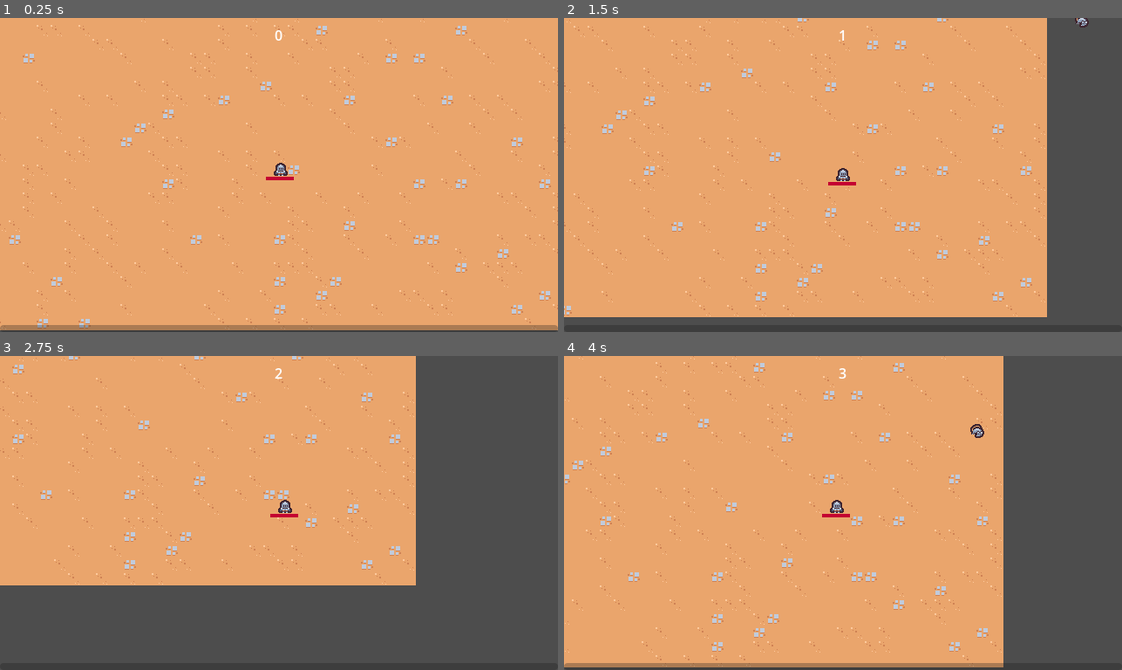
Above: before the commit, frames 1-4 (two rows, left to right).
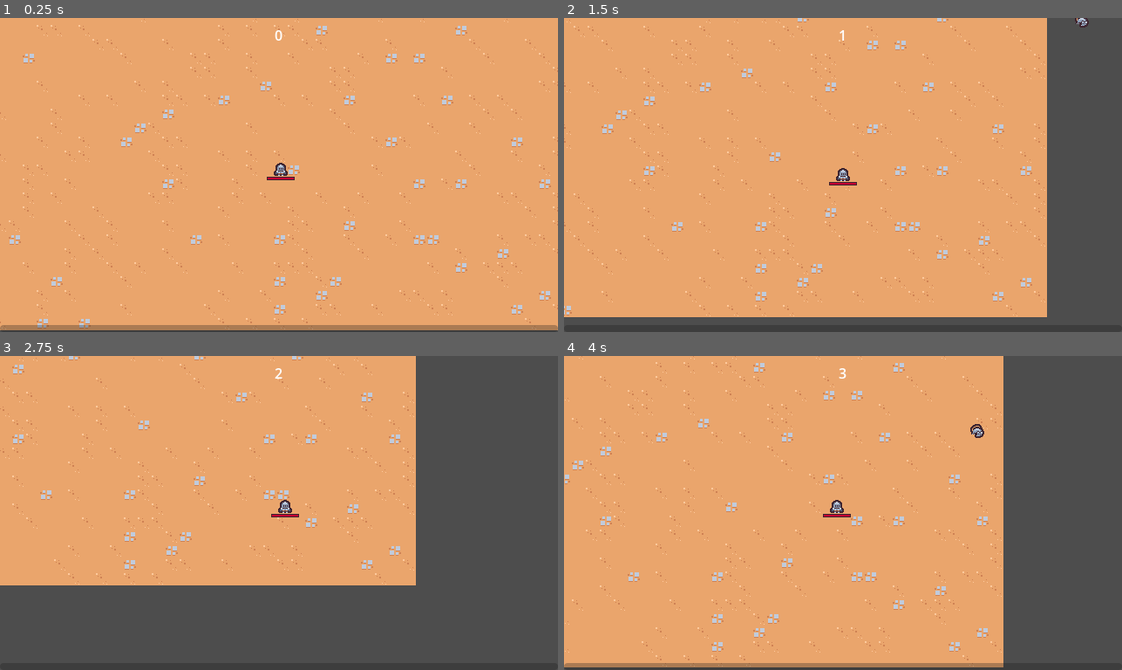
Above: after the commit, the same moments.

Repository: SugarF0x/2D-survivor-course
Game: Godot game, scene res://scenes/main/main.tscn
Same seed, same stepped clock (60 frames per second), same inputs: the game is played once before the commit and once after it.
Inputs (mouse positions are in pixels of both pictures, inside the frame that each line leads up to):
- Up to frame 1 (0.25 s): no input
- Up to frame 2 (1.5 s): move the mouse to (965, 159) at 0.52 s; press the mouse at (965, 159) at 0.53 s; hold D (move_right) 0.53-1.28 s; move the mouse to (731, 190) at 1.27 s; release the mouse at (731, 190) at 1.28 s; hold S (move_down) from 1.28 s (still down); click (731, 190) at 1.35 s
- Up to frame 3 (2.75 s): move the mouse to (334, 443) at 2.02 s; release S (move_down) at 2.03 s; press the mouse at (334, 443) at 2.03 s; hold D (move_right) from 2.03 s (still down)
- Up to frame 4 (4 s): move the mouse to (815, 575) at 2.77 s; release D (move_right) at 2.78 s; release the mouse at (815, 575) at 2.78 s; hold W (move_up) 2.78-3.53 s; click (815, 575) at 2.85 s; move the mouse to (1010, 560) at 3.52 s; press the mouse at (1010, 560) at 3.53 s; hold A (move_left) from 3.53 s (still down)

The runs differ from the first frame. In frame 1, less than 0.1% of the frame differs, in the area x 47-53%, y 50-52%; in frame 2, less than 0.1%; in frame 3, less than 0.1%; in frame 4, less than 0.1%.

Commit message:
add health bar border inset

Diff:
--- a/scenes/game_object/player/player.tscn
+++ b/scenes/game_object/player/player.tscn
@@ -10,6 +10,11 @@
 
 [sub_resource type="StyleBoxFlat" id="StyleBoxFlat_tgtab"]
 bg_color = Color(0.768627, 0, 0.192157, 1)
+border_width_left = 1
+border_width_top = 1
+border_width_right = 1
+border_width_bottom = 1
+border_color = Color(0.631373, 0.631373, 0.631373, 0)
 
 [sub_resource type="CircleShape2D" id="CircleShape2D_be53i"]
 radius = 16.0
@@ -44,9 +49,9 @@
 [node name="HealthBar" type="ProgressBar" parent="."]
 unique_name_in_owner = true
 custom_minimum_size = Vector2(32, 4)
-offset_left = -17.0
+offset_left = -16.0
 offset_top = 1.0
-offset_right = 15.0
+offset_right = 16.0
 offset_bottom = 5.0
 pivot_offset = Vector2(16, 2)
 theme_override_styles/background = SubResource("StyleBoxFlat_p4gny")
